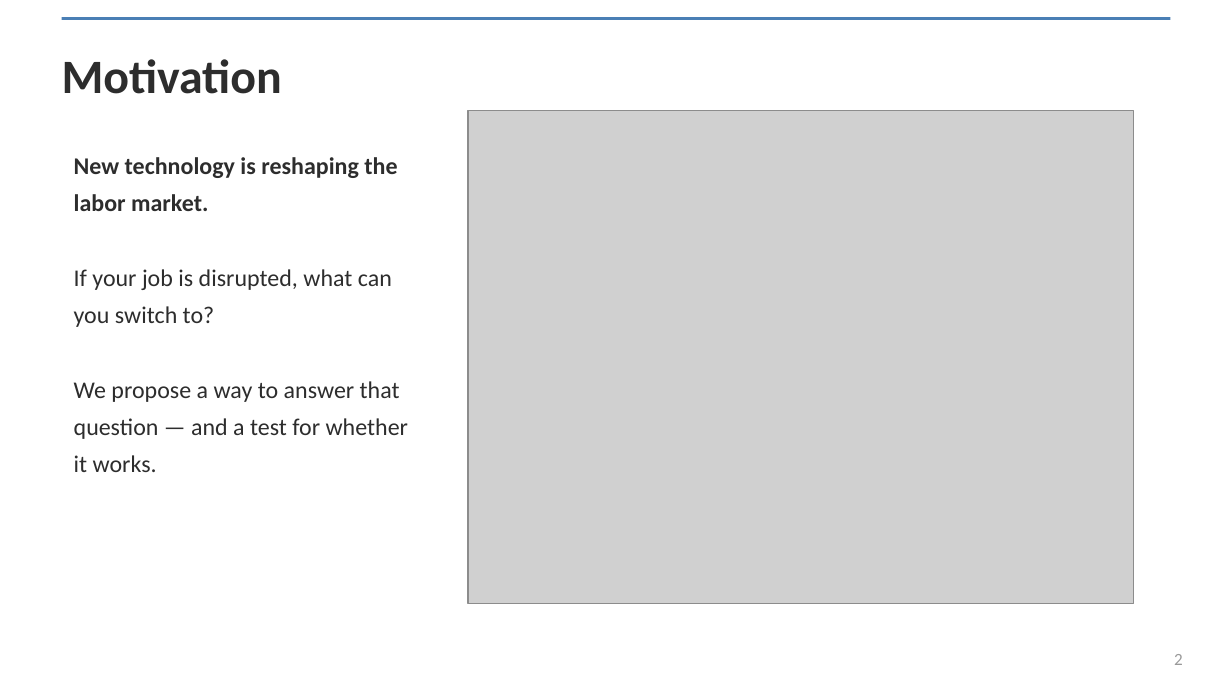
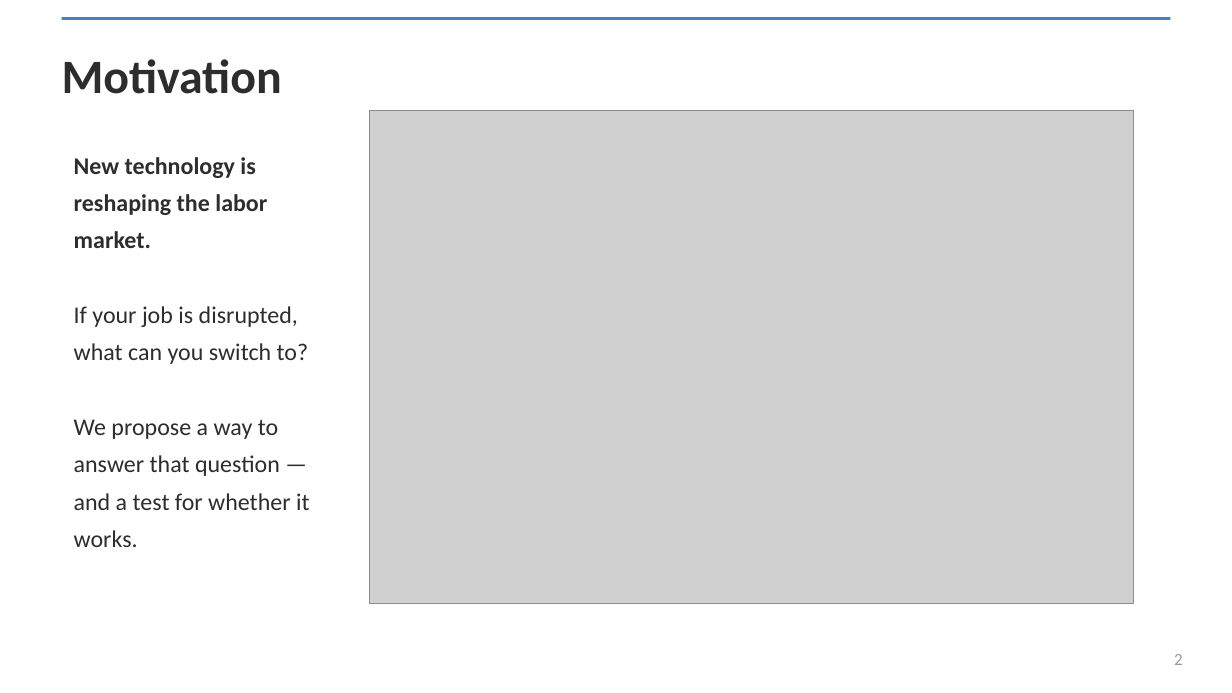
Before and after one commit to spencer2718/task-space-model, a slide deck: slide 2 of writing/presentation/task_embeddings_deck.pptx. Drawn at 1232x693 pixels with LibreOffice and Linux fonts; fonts in the diff are those of the drawing; grey boxes stand for pictures. Boxes give left, top, right and bottom in pixels: in the first picture for what was removed or moved away, otherwise in the second. Text is boxed around its words. In the diff, an @@ line names an element or a change of style, - is before the commit and + after.

```diff
--- a/writing/presentation/task_embeddings_deck.pptx
+++ b/writing/presentation/task_embeddings_deck.pptx
@@ picture: place and size @@
-picture at bbox=[468, 111, 1133, 604]
+picture at bbox=[370, 111, 1133, 604]
@@ text "New technology is reshaping the ..." rewrapped from bbox=[74, 157, 408, 472] to bbox=[74, 157, 310, 547] @@
```
Also in this commit, not shown: 1 other slide changed, 8 other files.
